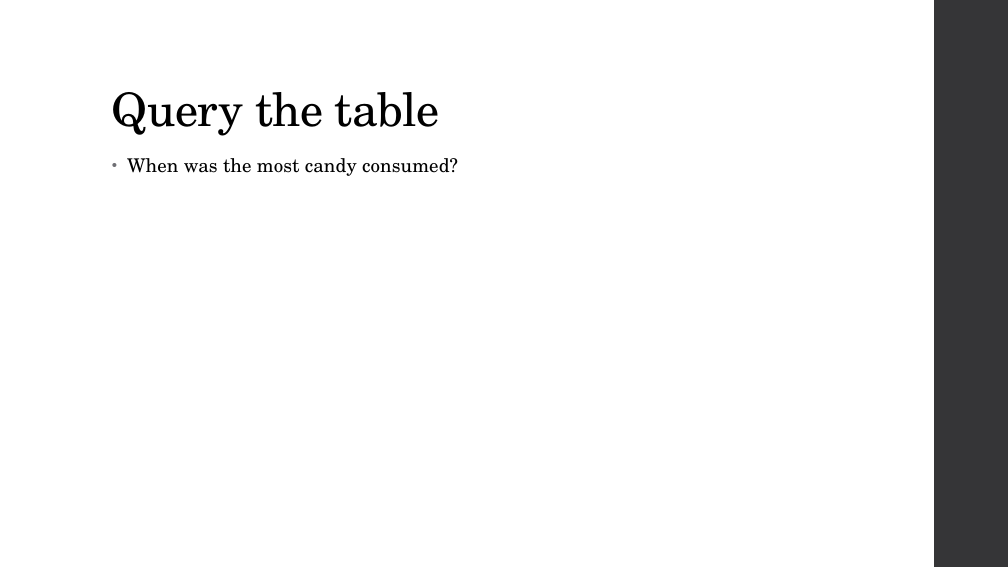
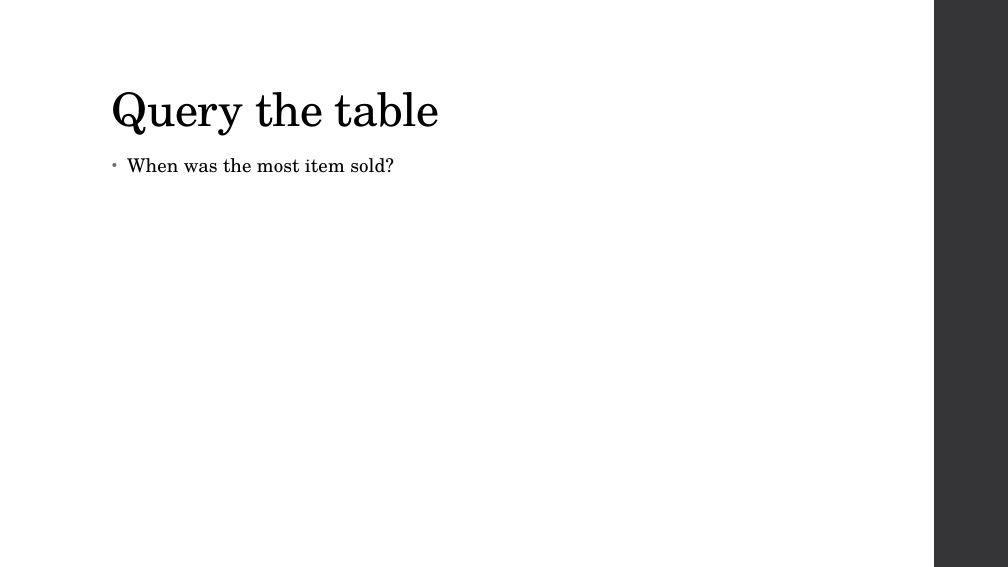
Before and after one commit to MGIS-UMN/GIS5577_week3, a slide deck: slide 46 of Database_Management.odp. Drawn at 1008x567 pixels with LibreOffice and Linux fonts; fonts in the diff are those of the drawing. Boxes give left, top, right and bottom in pixels: in the first picture for what was removed or moved away, otherwise in the second. Text is boxed around its words. In the diff, an @@ line names an element or a change of style, - is before the commit and + after.

Commit message:
Updated for 2024 - removed candy example

```diff
--- a/Database_Management.odp
+++ b/Database_Management.odp
@@ text at bbox=[127, 158, 394, 173]: text changed @@
-• When was the most candy consumed?
+• When was the most item sold?
```
Also in this commit, not shown: 12 other slides changed.
